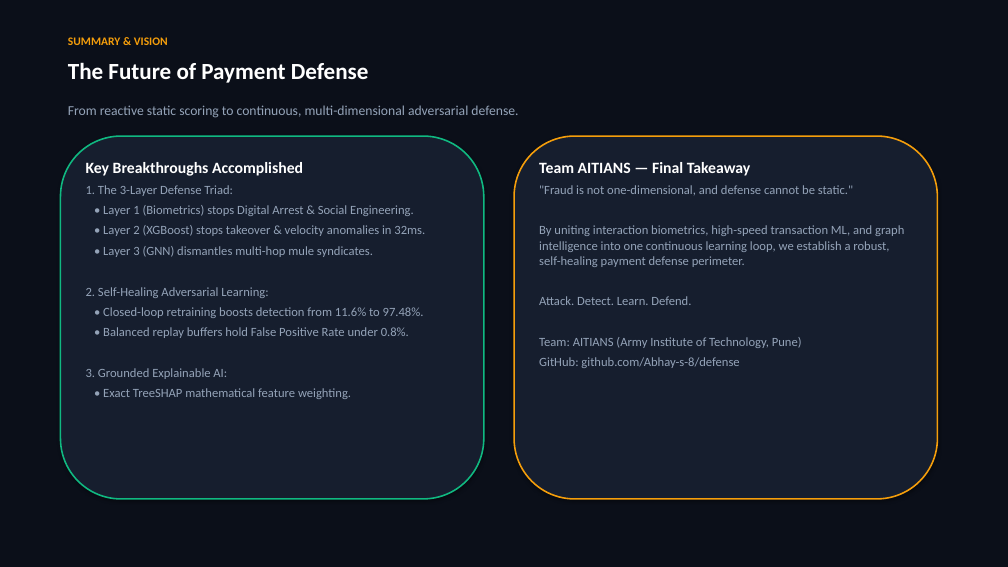
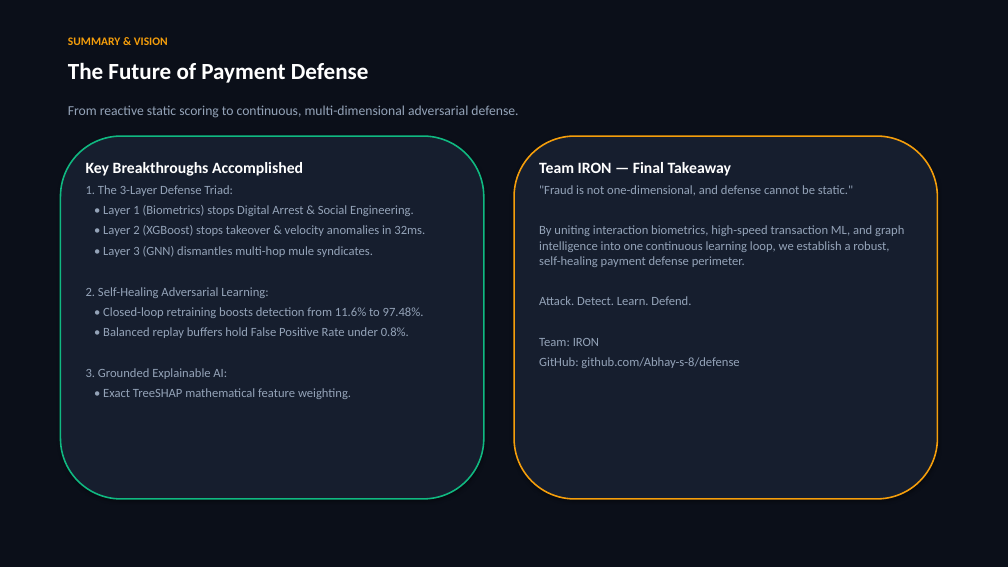
Before and after one commit to Abhay-s-8/defense, a slide deck: slide 12 of docs/AI_Defense_Lab_Presentation.pptx. Drawn at 1008x567 pixels with LibreOffice and Linux fonts; fonts in the diff are those of the drawing. Boxes give left, top, right and bottom in pixels: in the first picture for what was removed or moved away, otherwise in the second. Text is boxed around its words. In the diff, an @@ line names an element or a change of style, - is before the commit and + after.

Commit message:
docs: update team branding to Team IRON

```diff
--- a/docs/AI_Defense_Lab_Presentation.pptx
+++ b/docs/AI_Defense_Lab_Presentation.pptx
@@ text in rounded rectangle at (539, 162, 732, 176): text changed @@
-Team AITIANS — Final Takeaway
+Team IRON — Final Takeaway
@@ text in rounded rectangle at (539, 338, 599, 346): text changed @@
-Team: AITIANS (Army Institute of Technology, Pune)
+Team: IRON
```
Also in this commit, not shown: 1 other slide changed, 1 other file.
